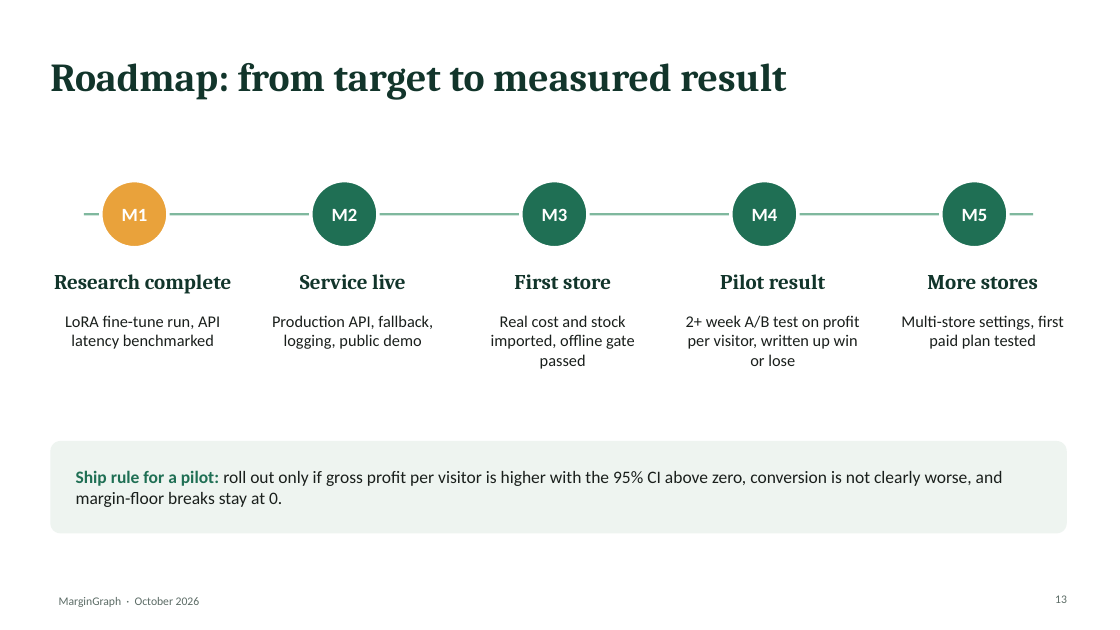
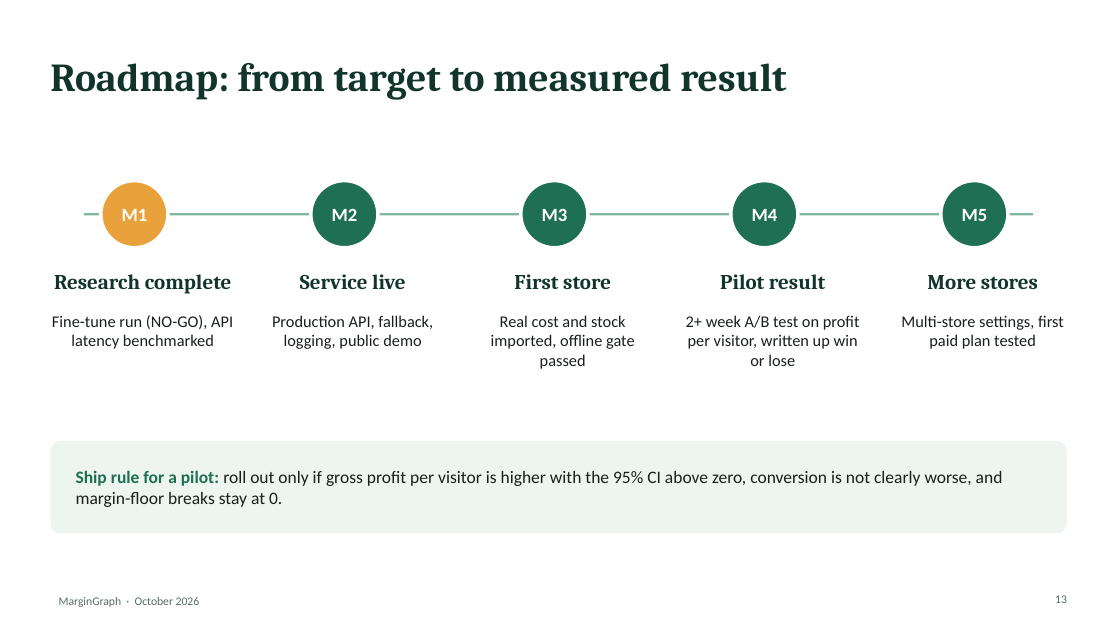
Before and after one commit to Sanskar1724/MarginGraph, a slide deck: slide 13 of docs/deck/MarginGraph_pitch_deck.pptx. Drawn at 1120x630 pixels with LibreOffice and Linux fonts; fonts in the diff are those of the drawing. Boxes give left, top, right and bottom in pixels: in the first picture for what was removed or moved away, otherwise in the second. Text is boxed around its words. In the diff, an @@ line names an element or a change of style, - is before the commit and + after.

Commit message:
Record the E6 fine-tune NO-GO across README, roadmap, report, deck, launch kit and industry plan; point Kaggle notebooks at main; rebuild paper PDF

```diff
--- a/docs/deck/MarginGraph_pitch_deck.pptx
+++ b/docs/deck/MarginGraph_pitch_deck.pptx
@@ text at box(52, 315, 233, 349): text changed @@
-LoRA fine-tune run, API latency benchmarked
+Fine-tune run (NO-GO), API latency benchmarked
```
Also in this commit, not shown: 1 other slide changed, 15 other files.
